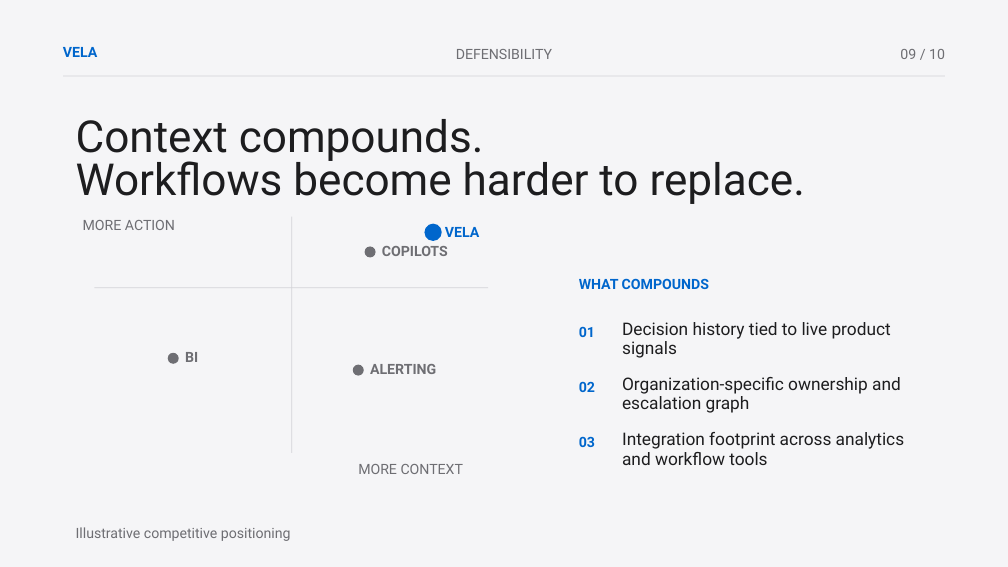
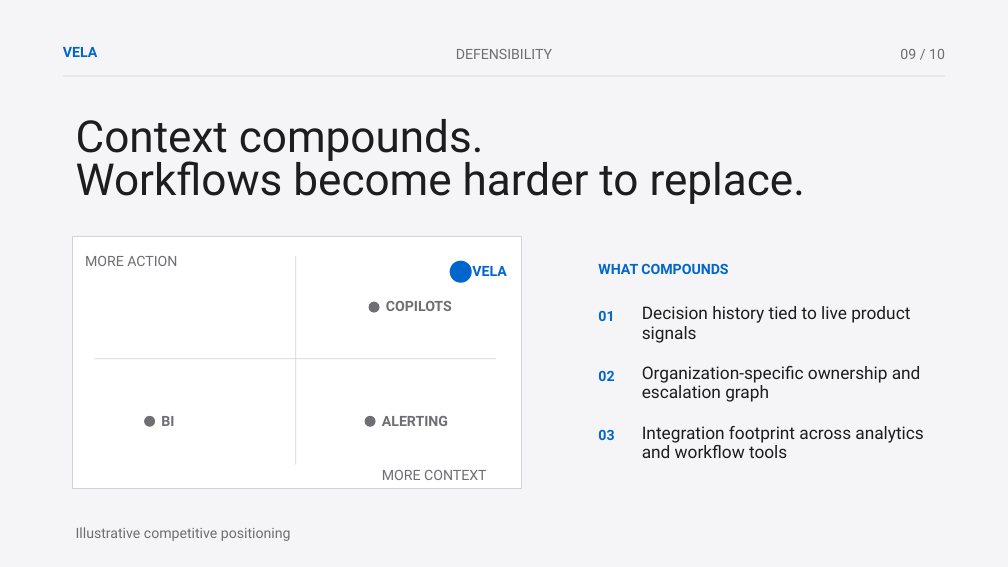
Before and after one commit to sjquant/quickthumb, a slide deck: slide 9 of examples/investor_deck.pptx. Drawn at 1008x567 pixels with LibreOffice and Linux fonts; fonts in the diff are those of the drawing. Boxes give left, top, right and bottom in pixels: in the first picture for what was removed or moved away, otherwise in the second. Text is boxed around its words. In the diff, an @@ line names an element or a change of style, - is before the commit and + after.

```diff
--- a/examples/investor_deck.pptx
+++ b/examples/investor_deck.pptx
@@ rectangle: place and size @@
-rectangle at box(95, 287, 488, 288)
+rectangle at box(73, 236, 522, 488)
@@ rectangle at box(73, 236, 522, 488): fill #D2D2D7 to #FFFFFF; outline none to #D2D2D7 0.75 pt @@
@@ text "MORE ACTION": place and size @@
-text "MORE ACTION" at box(83, 220, 175, 230)
+text "MORE ACTION" at box(85, 256, 177, 266)
@@ rectangle added at box(296, 256, 296, 465), fill #D2D2D7 @@
@@ ellipse: place and size @@
-ellipse at box(424, 224, 442, 241)
+ellipse at box(450, 261, 472, 283)
@@ text "VELA": place and size @@
-text "VELA" at box(445, 227, 479, 237)
+text "VELA" at box(472, 266, 506, 276)
@@ text "COPILOTS": place and size @@
-text "COPILOTS" at box(382, 246, 448, 256)
+text "COPILOTS" at box(386, 301, 452, 311)
@@ ellipse: place and size @@
-ellipse at box(364, 247, 376, 258)
+ellipse at box(369, 302, 380, 313)
@@ 3 texts: place and size @@
-3 texts at box(579, 278, 891, 358)
+3 texts at box(598, 263, 910, 343)
@@ rectangle: place and size @@
-rectangle at box(291, 216, 292, 452)
+rectangle at box(95, 358, 496, 359)
@@ text "02": place and size @@
-text "02" at box(579, 381, 595, 392)
+text "02" at box(598, 370, 614, 381)
@@ text "Organization-specific ownership and": place and size @@
-text "Organization-specific ownership and" at box(622, 377, 901, 413)
+text "Organization-specific ownership and" at box(642, 366, 921, 402)
@@ ellipse: place and size @@
-ellipse at box(168, 353, 179, 364)
+ellipse at box(144, 416, 156, 427)
@@ text "BI": place and size @@
-text "BI" at box(185, 352, 198, 362)
+text "BI" at box(161, 416, 174, 426)
@@ ellipse: place and size @@
-ellipse at box(353, 364, 364, 376)
+ellipse at box(364, 416, 376, 427)
@@ text "ALERTING": place and size @@
-text "ALERTING" at box(370, 364, 436, 374)
+text "ALERTING" at box(382, 416, 448, 426)
@@ text "03": place and size @@
-text "03" at box(579, 436, 595, 447)
+text "03" at box(598, 429, 614, 440)
@@ text "Integration footprint across analytics": place and size @@
-text "Integration footprint across analytics" at box(622, 432, 904, 465)
+text "Integration footprint across analytics" at box(642, 426, 923, 458)
@@ text "MORE CONTEXT": place and size @@
-text "MORE CONTEXT" at box(358, 464, 463, 474)
+text "MORE CONTEXT" at box(382, 470, 486, 480)
```
Also in this commit, not shown: 7 other slides changed, 3 other files.
